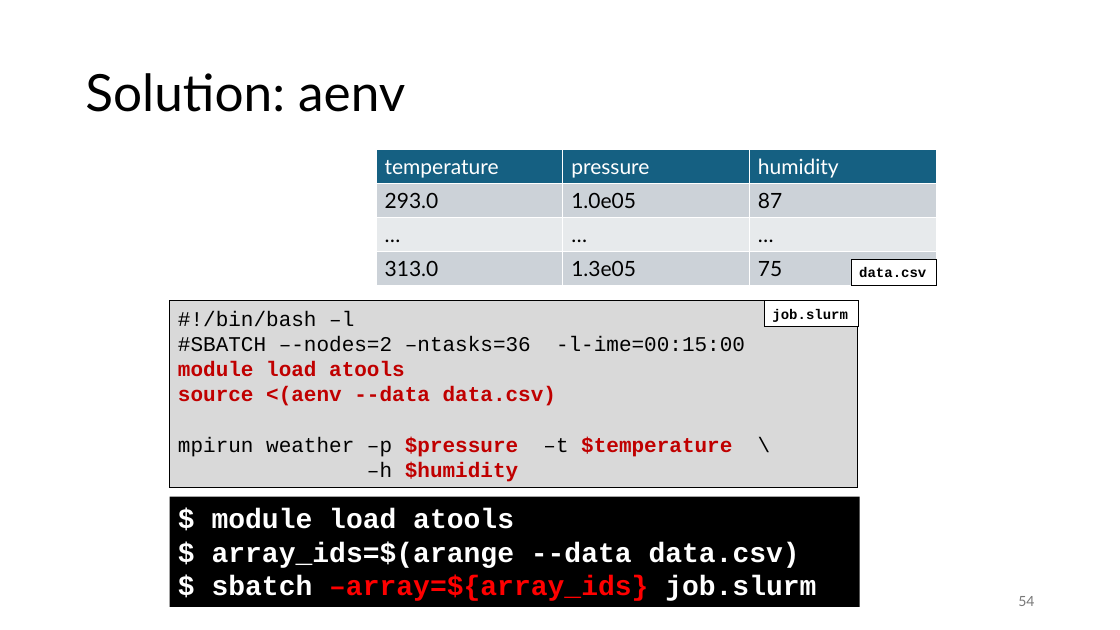
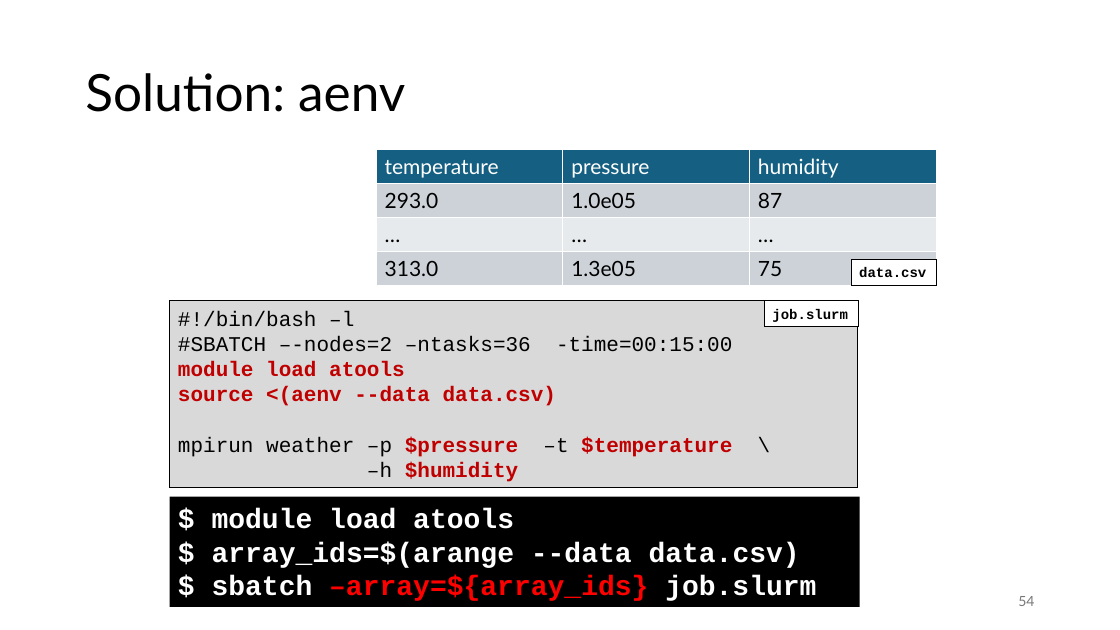
Before and after one commit to gjbex/Workflows-for-HPC, a slide deck: slide 54 of workflow_for_HPC.pptx. Drawn at 1120x630 pixels with LibreOffice and Linux fonts; fonts in the diff are those of the drawing. Boxes give left, top, right and bottom in pixels: in the first picture for what was removed or moved away, otherwise in the second. Text is boxed around its words. In the diff, an @@ line names an element or a change of style, - is before the commit and + after.

```diff
--- a/workflow_for_HPC.pptx
+++ b/workflow_for_HPC.pptx
@@ text in rectangle at (x1=178, y1=336, x2=732, y2=352): text changed @@
-#SBATCH –-nodes=2 –ntasks=36 -l-ime=00:15:00
+#SBATCH –-nodes=2 –ntasks=36 -time=00:15:00
```
Also in this commit, not shown: 1 other slide changed, 10 slides added.
